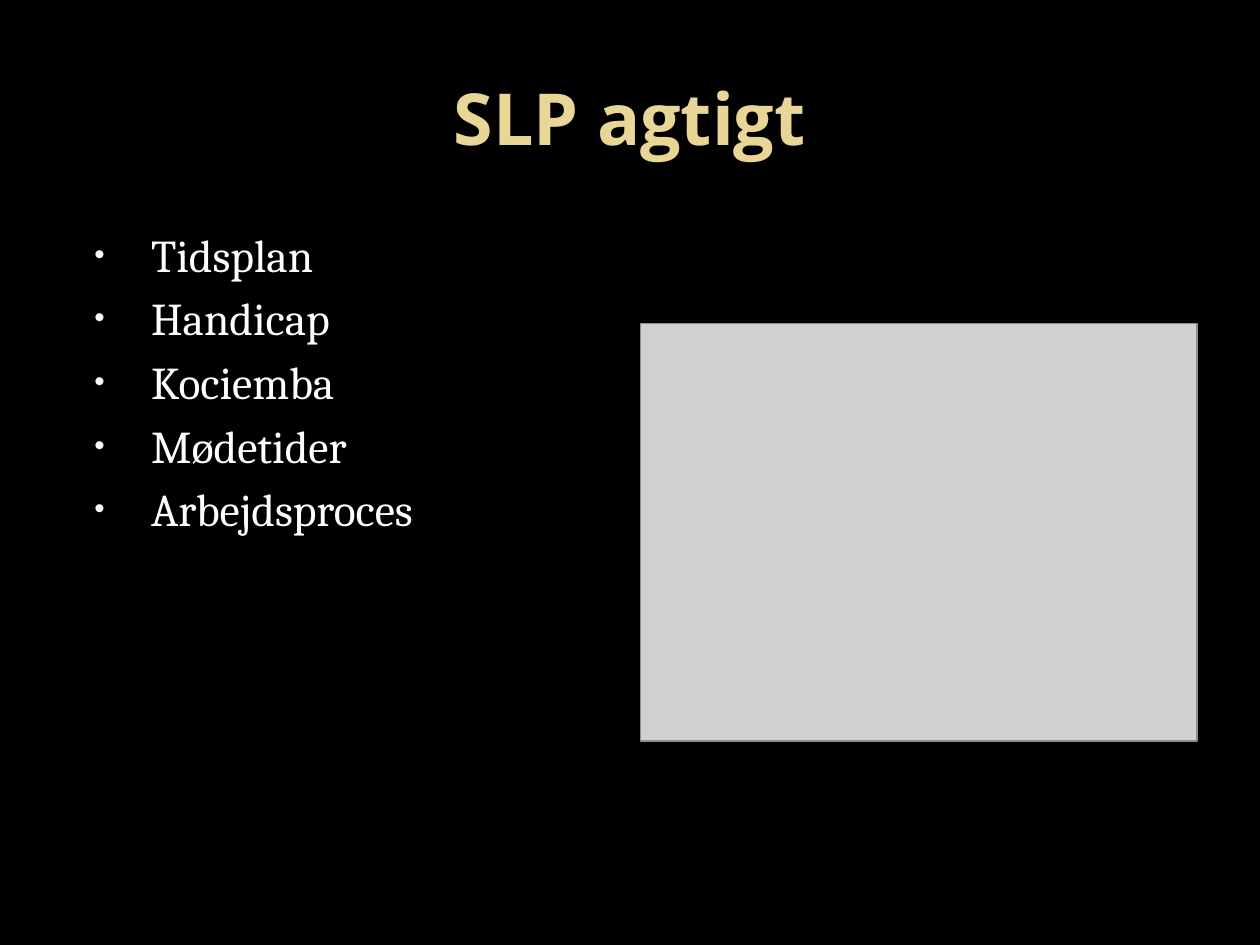
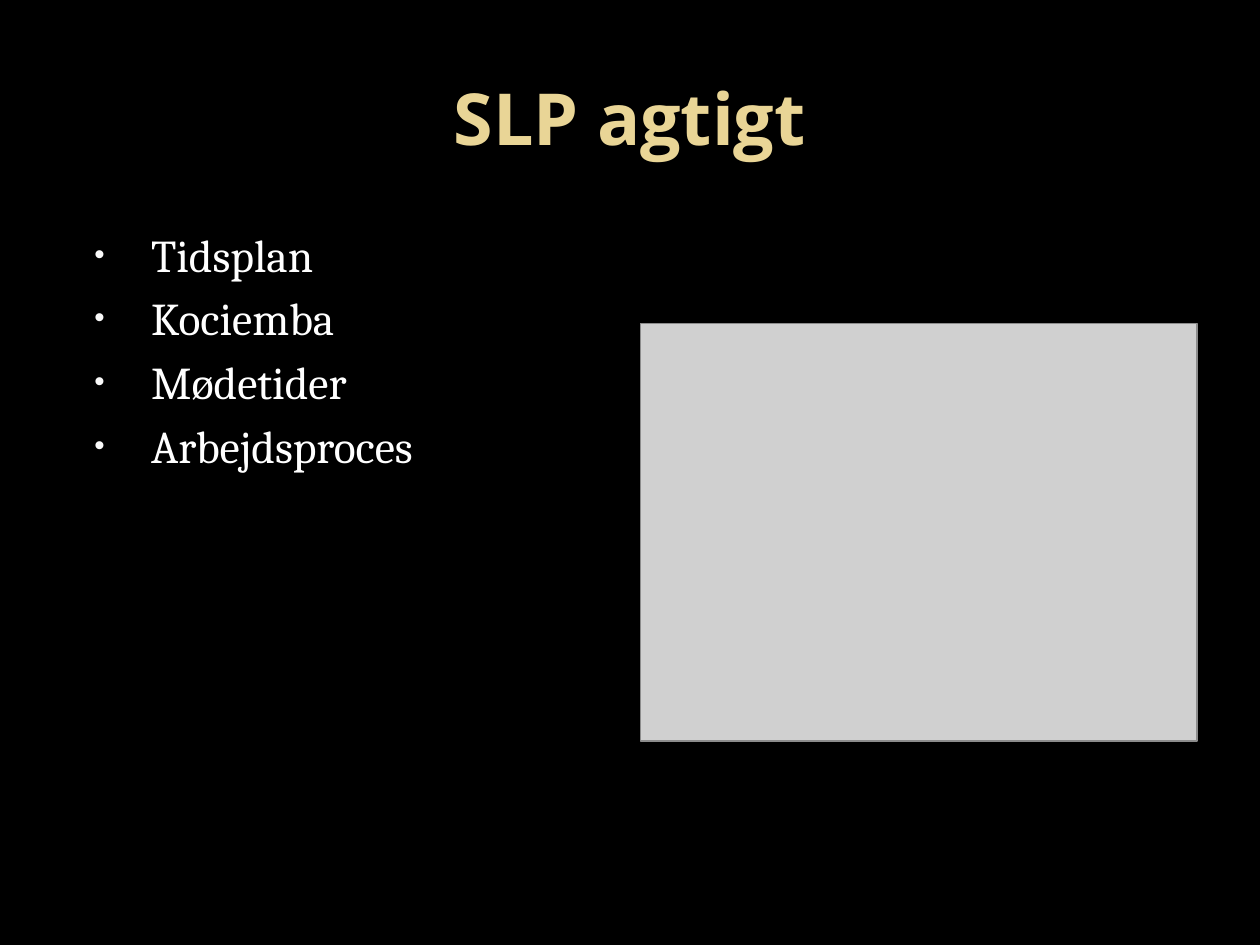
Before and after one commit to rasmusprentow/a215, a slide deck: slide 7 of Statusseminar/Rubik’s Cube.pptx. Drawn at 1260x945 pixels with LibreOffice and Linux fonts; fonts in the diff are those of the drawing; grey boxes stand for pictures; background and template pictures are left out. Boxes give left, top, right and bottom in pixels: in the first picture for what was removed or moved away, otherwise in the second. Text is boxed around its words. In the diff, an @@ line names an element or a change of style, - is before the commit and + after.

```diff
--- a/Statusseminar/Rubik’s Cube.pptx
+++ b/Statusseminar/Rubik’s Cube.pptx
@@ text at box(151, 303, 330, 345): paragraph removed @@
-• Handicap
```
Also in this commit, not shown: 3 other slides changed.
